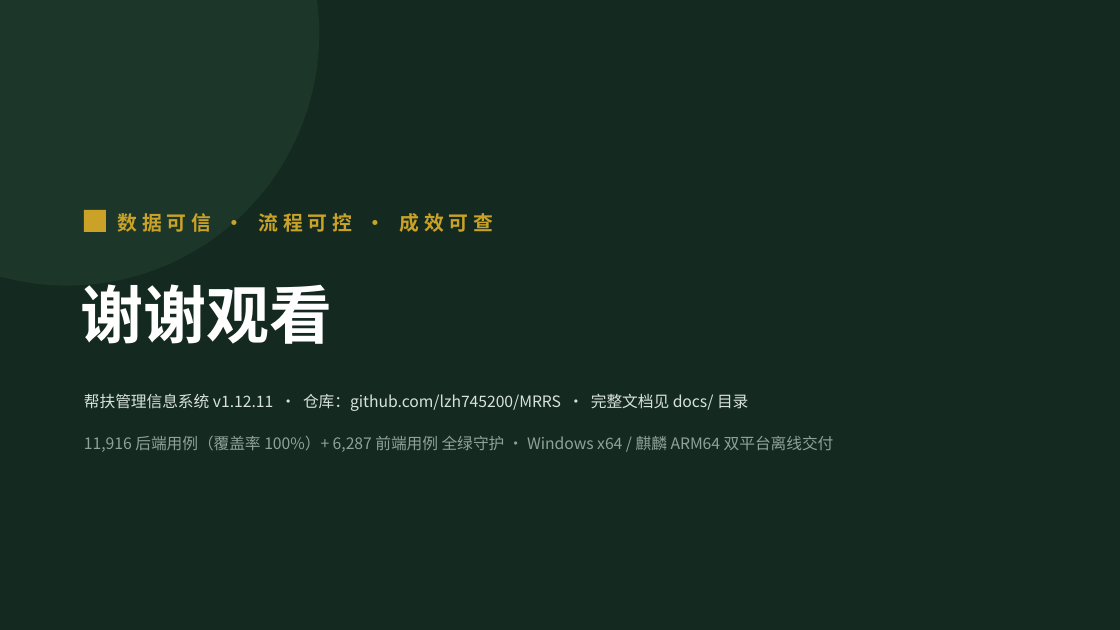
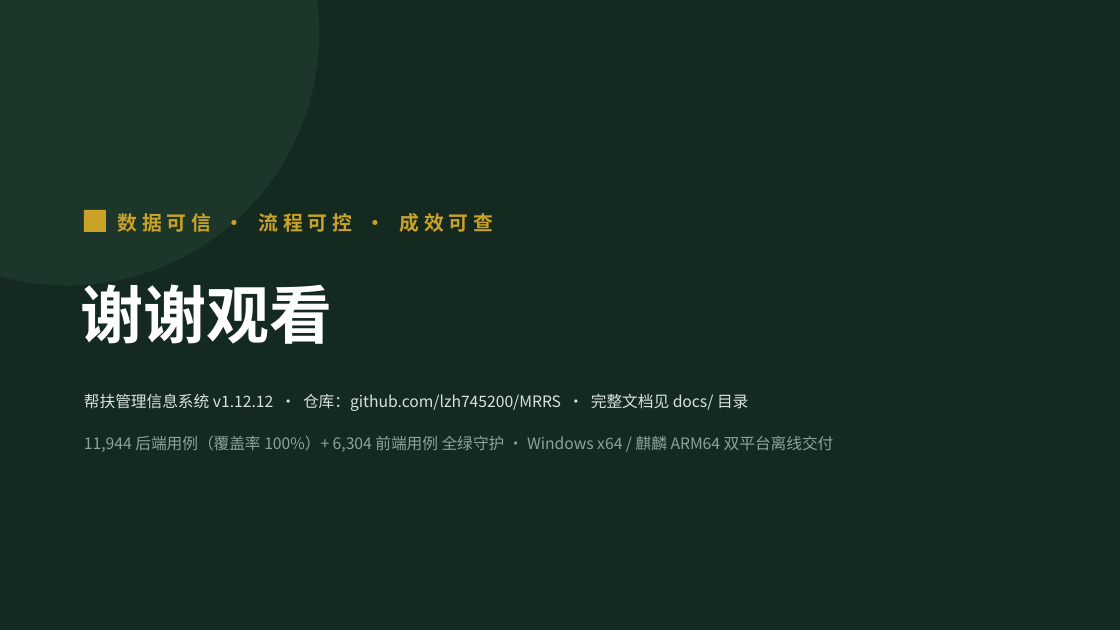
Before and after one commit to lzh745200/MRRS, a slide deck: slide 41 of docs/帮扶管理信息系统介绍.pptx. Drawn at 1120x630 pixels with LibreOffice and Linux fonts; fonts in the diff are those of the drawing. Boxes give left, top, right and bottom in pixels: in the first picture for what was removed or moved away, otherwise in the second. Text is boxed around its words. In the diff, an @@ line names an element or a change of style, - is before the commit and + after.

Commit message:
chore(release): v1.12.12 版本号统一（18 处）+ 文档与用例口径同步（后端 11944 / 前端 6304）

```diff
--- a/docs/帮扶管理信息系统介绍.pptx
+++ b/docs/帮扶管理信息系统介绍.pptx
@@ text at [84,394,748,411]: text changed @@
-帮扶管理信息系统 v1.12.11 · 仓库：github.com/lzh745200/MRRS · 完整文档见 docs/ 目录
+帮扶管理信息系统 v1.12.12 · 仓库：github.com/lzh745200/MRRS · 完整文档见 docs/ 目录
@@ text at [84,436,834,452]: text changed @@
-11,916 后端用例（覆盖率 100%）+ 6,287 前端用例 全绿守护 · Windows x64 / 麒麟 ARM64 双平台离线交付
+11,944 后端用例（覆盖率 100%）+ 6,304 前端用例 全绿守护 · Windows x64 / 麒麟 ARM64 双平台离线交付
```
Also in this commit, not shown: 35 other slides changed, 18 other files.
